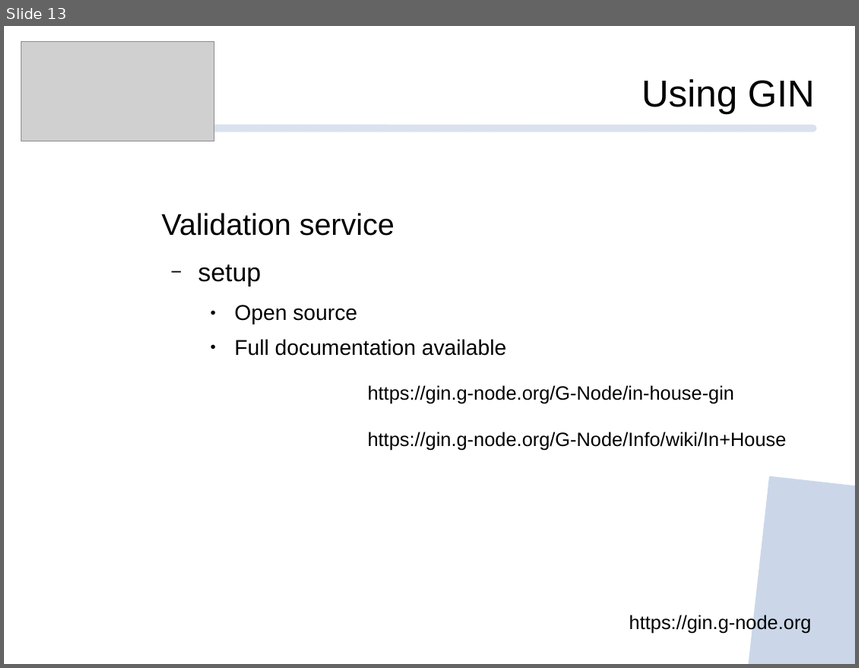
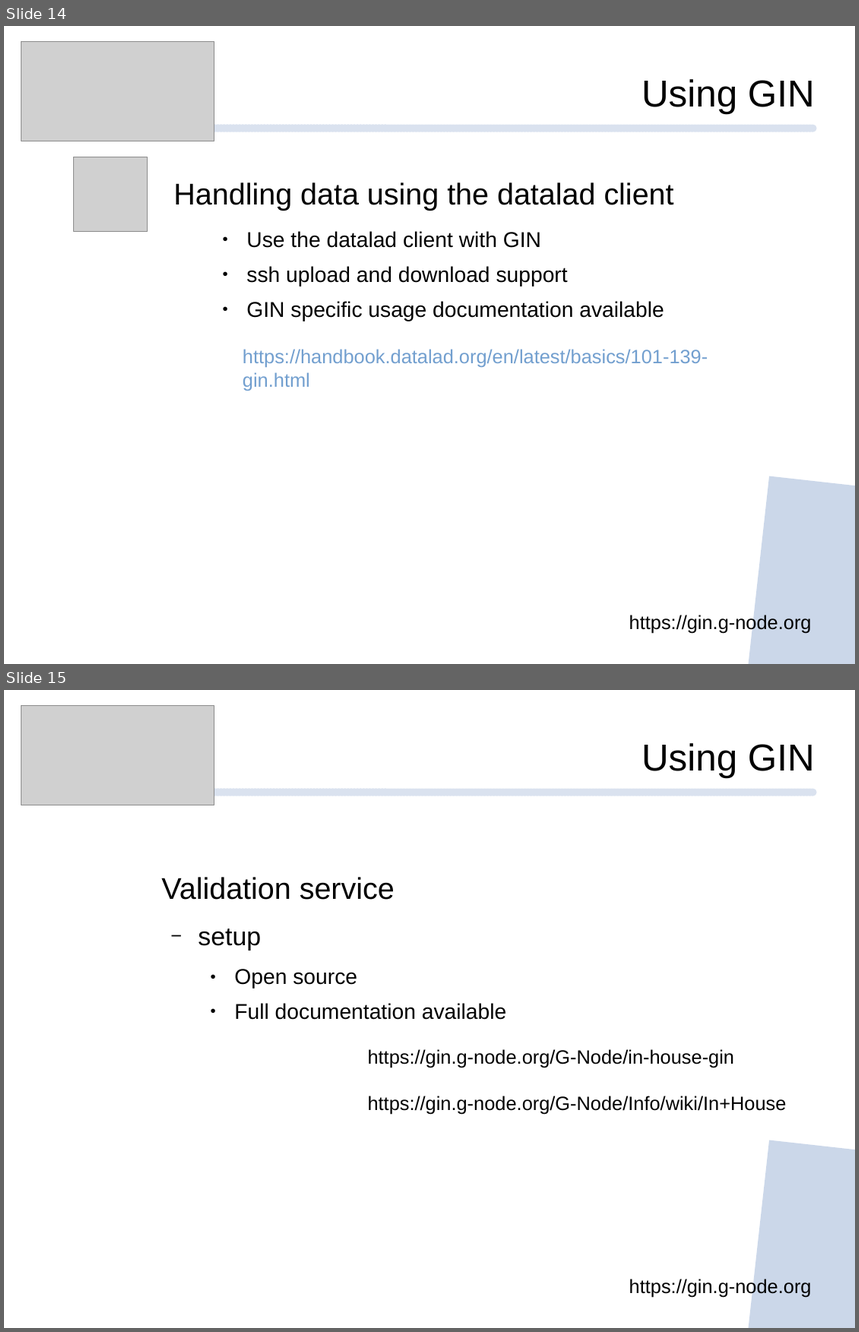
Before and after one commit to mpsonntag/prespost, a slide deck: 202209_INCF_online/202209_INCF_Online_GIN.odp. Shown one above the other, each under a label of ours: slide 13 before the commit, slides 14 and 15 after it. The pictures are 859x668 and 859x1332 pixels, drawn with LibreOffice and Linux fonts; fonts in the diff are those of the drawing; grey boxes stand for pictures; background and template pictures are left out. Boxes give left, top, right and bottom in pixels: in the first picture for what was removed or moved away, otherwise in the second. Text is boxed around its words. In the diff, an @@ line names an element or a change of style, - is before the commit and + after.

Commit message:
[202209 INCF] Add datalad

```diff
--- a/202209_INCF_online/202209_INCF_Online_GIN.odp
+++ b/202209_INCF_online/202209_INCF_Online_GIN.odp
@@ slide 14 added at box(4, 26, 855, 664), background #FFFFFF; not listed: 2 template elements that a slide beside it also shows @@
@@ picture added at box(21, 41, 214, 141) @@
@@ text added at box(642, 79, 815, 113), 35 pt, text #000000 @@
+Using GIN
@@ picture added at box(73, 157, 148, 231) @@
@@ text added at box(173, 183, 674, 322), 20 pt, text #000000 @@
+Handling data using the datalad client
+    ● Use the datalad client with GIN
+    ● ssh upload and download support
+    ● GIN specific usage documentation available
@@ text added at box(243, 349, 708, 391), 18 pt, text #729FCF @@
+https://handbook.datalad.org/en/latest/basics/101-139-gin.html
@@ text added at box(629, 614, 812, 634), 18 pt, text #000000 @@
+https://gin.g-node.org
@@ what was slide 13 is now slide 15 @@
```
Also in this commit, not shown: 1 slide changed, 1 other slide added, 1 other file.
